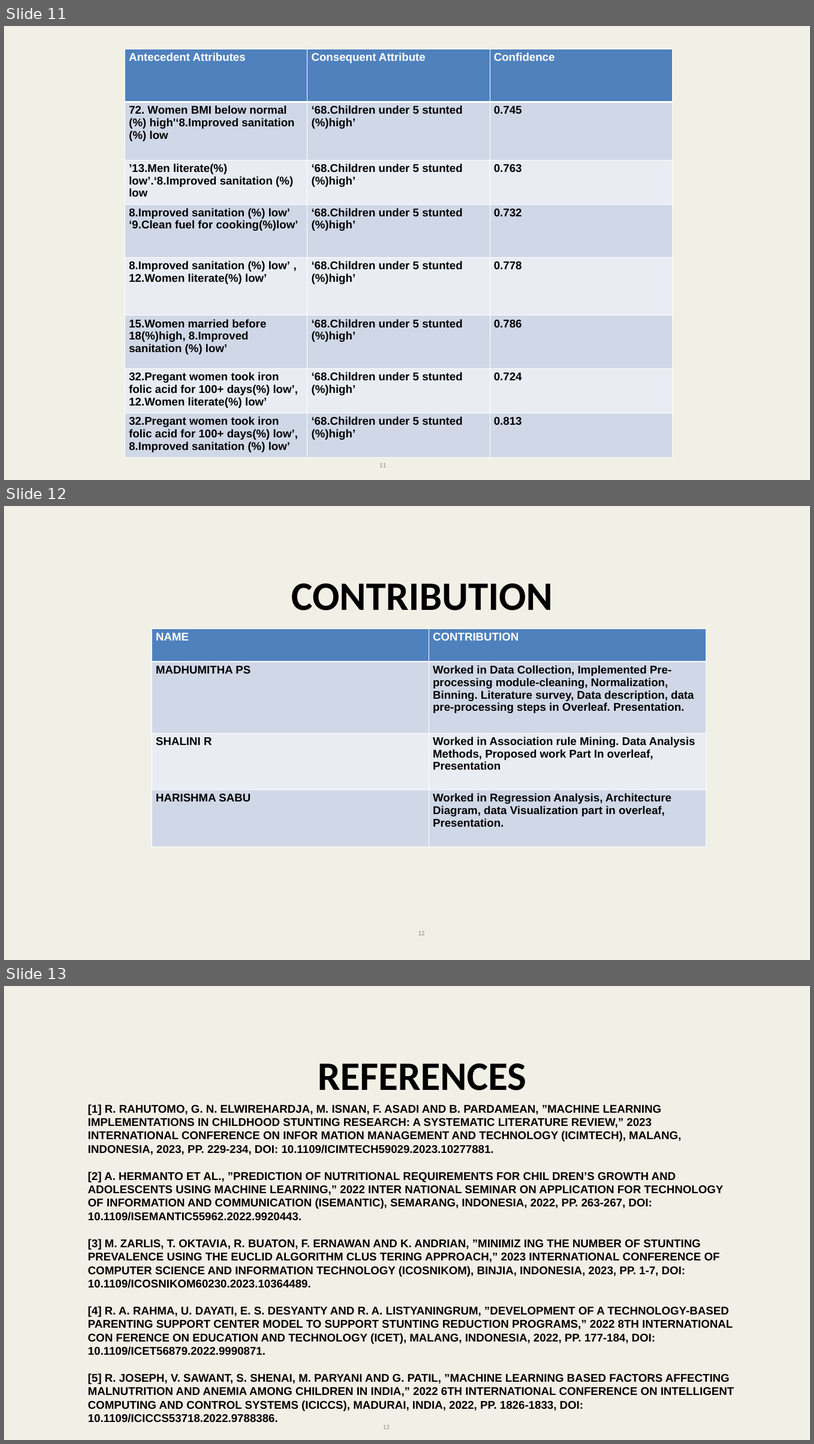
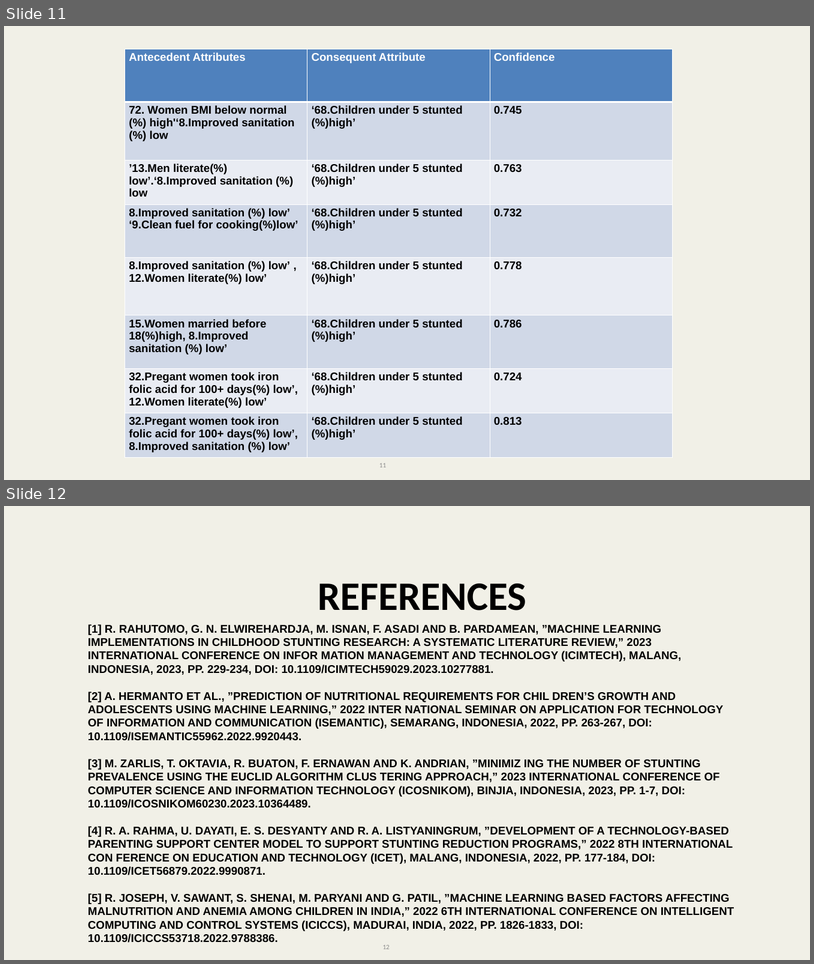
Before and after one commit to Nithishkumar1806/naan_mudalvan_GEN-AI, a slide deck: Trends in Child Stunting-1.pptx. Shown one above the other, each under a label of ours: slides 11, 12 and 13 before the commit, slides 11 and 12 after it. The pictures are 814x1444 and 814x964 pixels, drawn with LibreOffice and Linux fonts; fonts in the diff are those of the drawing. Boxes give left, top, right and bottom in pixels: in the first picture for what was removed or moved away, otherwise in the second. Text is boxed around its words. In the diff, an @@ line names an element or a change of style, - is before the commit and + after.

```diff
--- a/Trends in Child Stunting-1.pptx
+++ b/Trends in Child Stunting-1.pptx
@@ slide 12 removed at bbox=[4, 506, 810, 960], background #F1F0E7 @@
@@ text removed at bbox=[291, 583, 553, 610] @@
-CONTRIBUTION
@@ table removed at bbox=[152, 628, 707, 846], 4 rows, 2 columns @@
-NAME | CONTRIBUTION
-MADHUMITHA PS | Worked in Data Collection, Implemented Pre-processing module-cleaning, Normalization, Binning. Literature survey, Data description, data pre-processing steps in Overleaf. Presentation.
-SHALINI R | Worked in Association rule Mining. Data Analysis Methods, Proposed work Part In overleaf, Presentation
-HARISHMA SABU | Worked in Regression Analysis, Architecture Diagram, data Visualization part in overleaf, Presentation.
@@ page number removed at bbox=[418, 931, 425, 935] @@
-12
@@ what was slide 13 is now slide 12 @@
```
Also in this commit, not shown: 1 slide changed.
